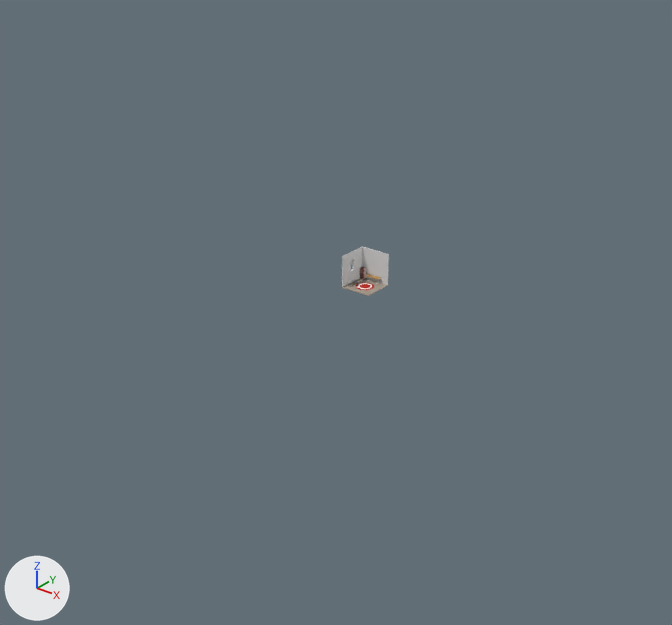
The Blender file Blends/HoYaCho.blend, before and after one commit.
The view is the same before and after, from a 50 mm lens placed at (216.0, -289.0, 162.0), pointed at (-15.0, -1.0, -17.0). Every picture has the same lights, and +X, +Y and +Z are marked at lower left.
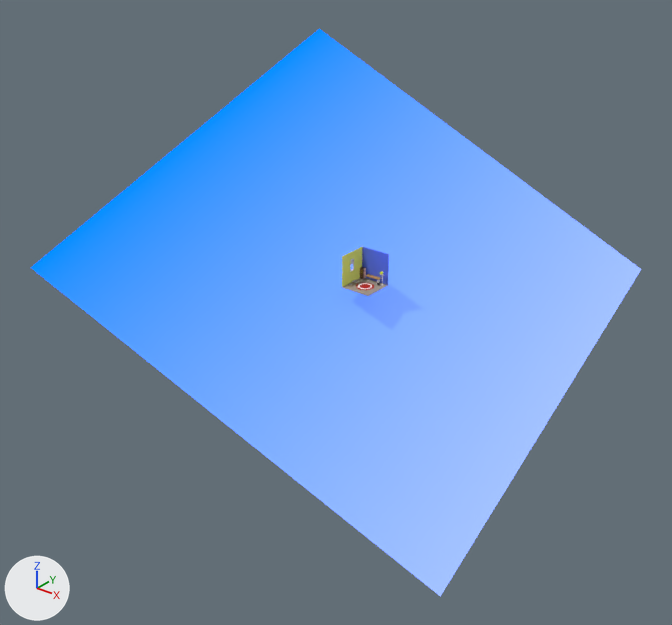
What differs and where, as boxes (x1, y1, x2, y2) in the pictures (672 x 625 px):
```json
{"object": "Plane", "change": "added", "after": [31, 29, 641, 596]}
{"object": "Cube.001", "change": "recoloured", "before": [362, 247, 389, 285], "after": [362, 247, 389, 285], "on screen": "grey to blue"}
{"part": 1, "of": "me_cube_002", "change": "recoloured", "before": [342, 246, 363, 287], "after": [342, 246, 363, 287], "on screen": "grey to yellow"}
```

Scene script edits in JSON lines:
```json
{"op": "add", "block": "mat_yellow", "code": ["mat_yellow = principled_material('Yellow')", "mat_yellow.base_color = (0.736, 0.8, 0.0698)  # yellow #dfe74b"]}
{"op": "add", "block": "mat_skyblue", "code": ["mat_skyblue = principled_material('SkyBlue')", "mat_skyblue.base_color = (0.0959, 0.161, 0.8)  # blue #5770e7"]}
{"op": "add", "block": "mat_sky_plane", "code": ["mat_sky_plane = bpy.data.materials.new('Sky_Plane')", "# nodes: BsdfPrincipled, Mapping, Mix, OutputMaterial, TexCoord, ValToRGB", "# colours: blue #006cff, blue #96a4ff, white #ffffff, red #ff3102, yellow #ffeb0f"]}
{"block": "me_cube_001", "where": "me_cube_001.from_pydata(...)  # 8 vertices, 6 faces; spans x -7.0..7.0, y 6.65..6.98, z 0.17..14.17"}
{"op": "remove", "block": "me_cube_001", "code": "me_cube_001.materials.append(mat_background)  # light grey #dadada"}
{"op": "add", "block": "me_cube_001", "code": "me_cube_001.materials.append(mat_skyblue)  # blue #5770e7"}
{"block": "me_cube_002", "where": "me_cube_002.from_pydata(...)  # 16 vertices, 12 faces; spans x -6.98..-6.65, y -7.0..7.0, z 0.17..14.17"}
{"block": "me_cube_002", "where": "# used by ob_cube_002; location = (0.0, 0.0, 0.0)"}
{"block": "me_cube_002", "change": "me_cube_002 part 1: all 8 faces that had it switch from mat_background (light grey #dadada) to mat_yellow (yellow #dfe74b)"}
{"op": "add", "block": "me_plane", "code": ["me_plane = bpy.data.meshes.new('Plane')", "me_plane.from_pydata(...)  # 4 vertices, 1 face; spans x -104.0..104.0, y -83.0..83.0, z -64.0..64.0", "me_plane.materials.append(mat_sky_plane)"]}
{"op": "add", "block": "ob_plane", "code": ["ob_plane = bpy.data.objects.new('Plane', me_plane)", "ob_plane.location = (-8.6, 15.3, 0.7)", "ob_plane.rotation_euler = (0.0, 0.0, 1.153)  # degrees (0, 0, 66)", "ob_plane.scale = (1.33, 1.33, 1.33)"]}
```
